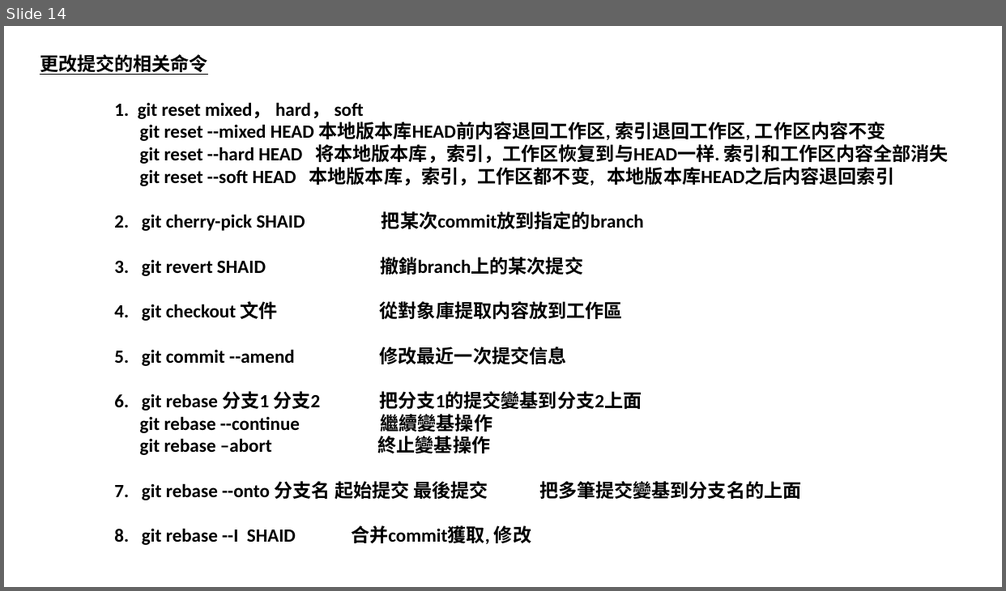
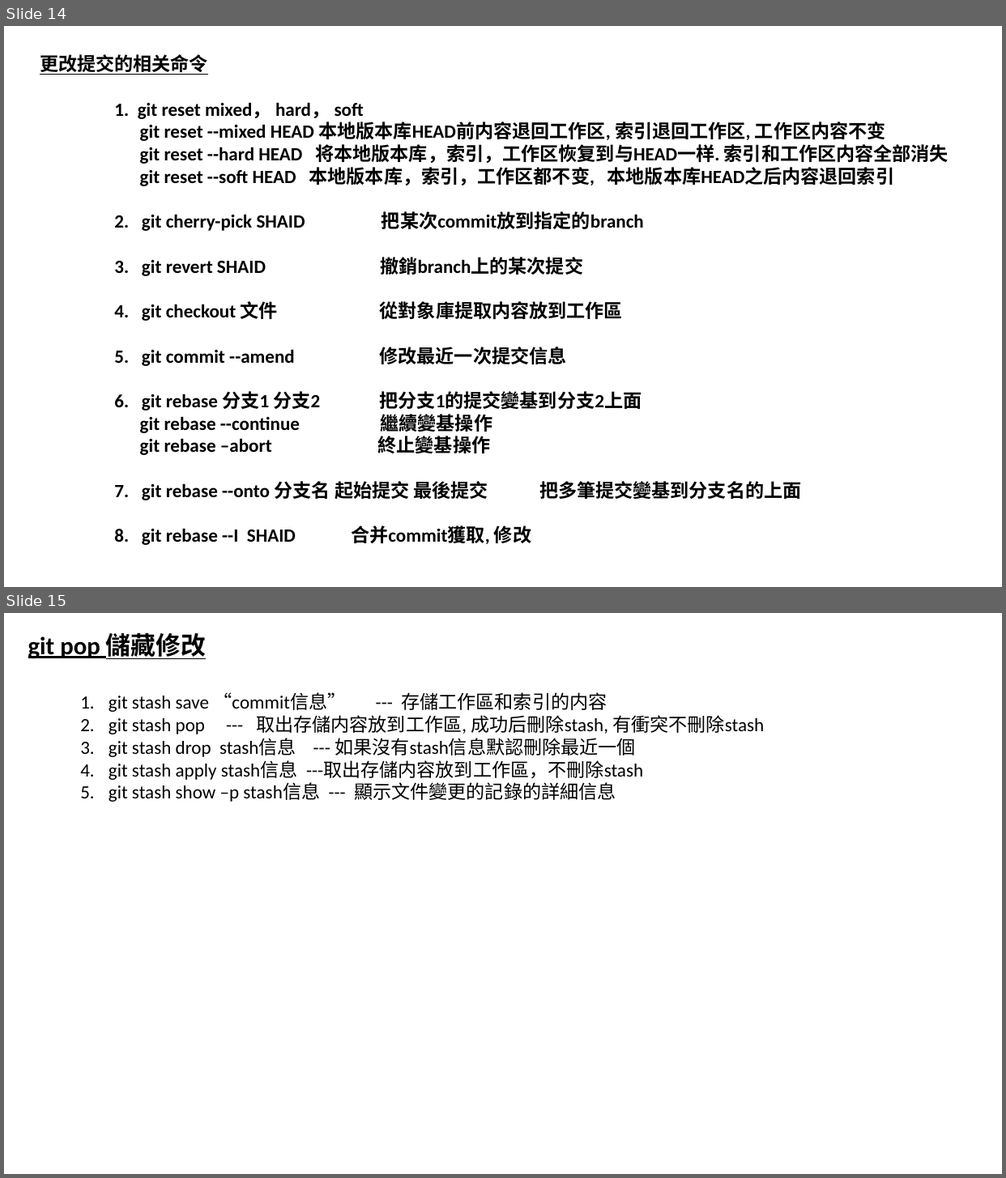
Before and after one commit to luchaojun/ChaojunStudy, a slide deck: GitStudy/GitStudy.pptx. Shown one above the other, each under a label of ours: slide 14 before the commit, slides 14 and 15 after it. The pictures are 1006x591 and 1006x1178 pixels, drawn with LibreOffice and Linux fonts; fonts in the diff are those of the drawing. Boxes give left, top, right and bottom in pixels: in the first picture for what was removed or moved away, otherwise in the second. Text is boxed around its words. In the diff, an @@ line names an element or a change of style, - is before the commit and + after.

Commit message:
Add git stash and git log in pptx

```diff
--- a/GitStudy/GitStudy.pptx
+++ b/GitStudy/GitStudy.pptx
@@ slide 15 added at box(4, 613, 1002, 1174), background #FFFFFF @@
@@ text added at box(28, 633, 206, 659), 24 pt, text #000000, bold, underline @@
+git pop 儲藏修改
@@ text added at box(108, 692, 764, 802), 18 pt, text #000000 @@
+1. git stash save “commit信息” --- 存儲工作區和索引的内容
+2. git stash pop --- 取出存儲内容放到工作區, 成功后刪除stash, 有衝突不刪除stash
+3. git stash drop stash信息 --- 如果沒有stash信息默認刪除最近一個
+4. git stash apply stash信息 ---取出存儲内容放到工作區，不刪除stash
+5. git stash show –p stash信息 --- 顯示文件變更的記錄的詳細信息
```
Also in this commit, not shown: 1 other slide added.
